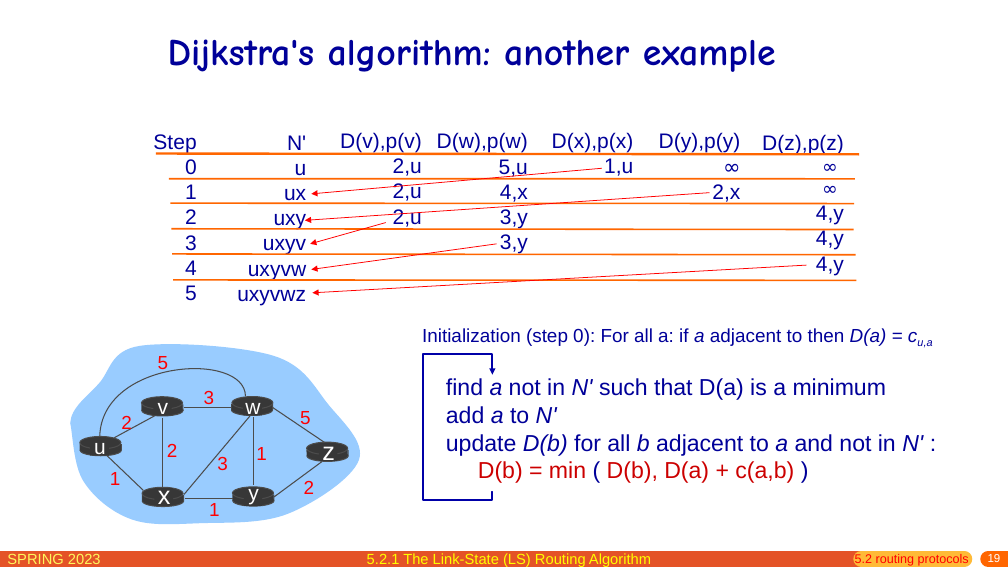
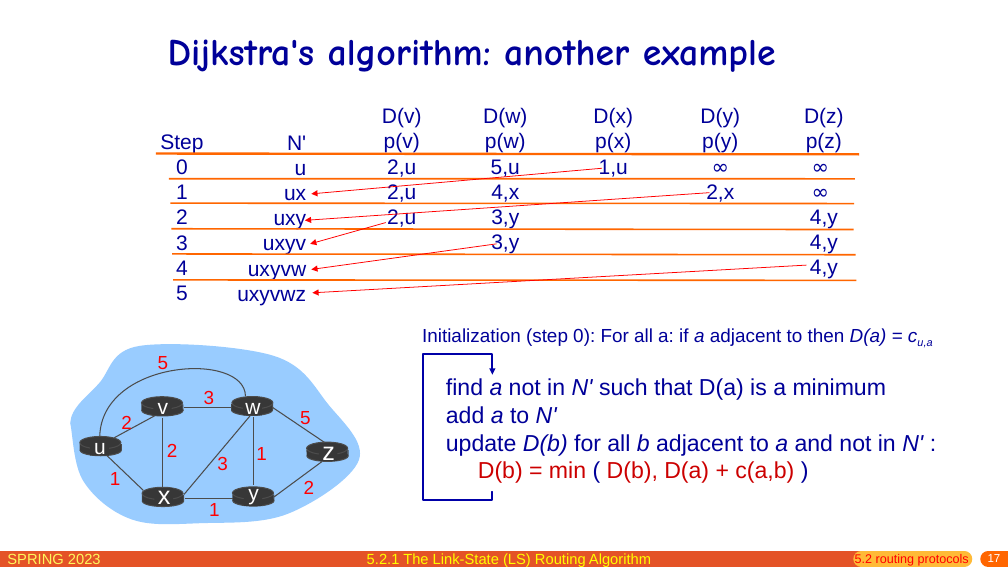
Before and after one commit to network-whu/slides, a slide deck: slide 17 of pptx/chapter5.pptx (slide 19 before the commit). Drawn at 1008x567 pixels with LibreOffice and Linux fonts; fonts in the diff are those of the drawing. Boxes give left, top, right and bottom in pixels: in the first picture for what was removed or moved away, otherwise in the second. Text is boxed around its words. In the diff, an @@ line names an element or a change of style, - is before the commit and + after.

```diff
--- a/pptx/chapter5.pptx
+++ b/pptx/chapter5.pptx
@@ text "D(v)": place and size @@
-text "D(v)" at box(340, 132, 422, 227)
+text "D(v)" at box(382, 107, 422, 227)
@@ text at box(382, 107, 422, 153): text changed @@
-D(v),p(v)
+D(v)
+p(v)
@@ text "D(w)": place and size @@
-text "D(w)" at box(437, 132, 528, 254)
+text "D(w)" at box(483, 107, 527, 254)
@@ text at box(483, 107, 527, 153): text changed @@
-D(w),p(w)
+D(w)
+p(w)
@@ text "D(x)": place and size @@
-text "D(x)" at box(552, 132, 634, 176)
+text "D(x)" at box(593, 107, 633, 177)
@@ text at box(593, 107, 633, 153): text changed @@
-D(x),p(x)
+D(x)
+p(x)
@@ text "D(y)": place and size @@
-text "D(y)" at box(659, 132, 741, 203)
+text "D(y)" at box(700, 107, 740, 203)
@@ text at box(700, 107, 740, 153): text changed @@
-D(y),p(y)
+D(y)
+p(y)
@@ text "D(z)": place and size @@
-text "D(z)" at box(762, 134, 844, 275)
+text "D(z)" at box(804, 107, 844, 279)
@@ text at box(804, 107, 844, 153): text changed @@
-D(z),p(z)
+D(z)
+p(z)
@@ text "Step" at box(160, 134, 203, 301): alignment right to centre @@
@@ text at box(387, 159, 416, 227): alignment right to centre @@
@@ text at box(491, 159, 520, 254): alignment right to centre @@
@@ text at box(599, 159, 628, 177): alignment right to centre @@
@@ text at box(706, 184, 734, 203): alignment right to centre @@
@@ text at box(810, 209, 838, 279): size 18 to 20 pt in "∞", "∞"; alignment right to centre @@
@@ page number at box(988, 554, 1001, 562): text changed @@
-19
+17
```
Also in this commit, not shown: 2 other slides changed, 2 slides removed, 1 other file.
